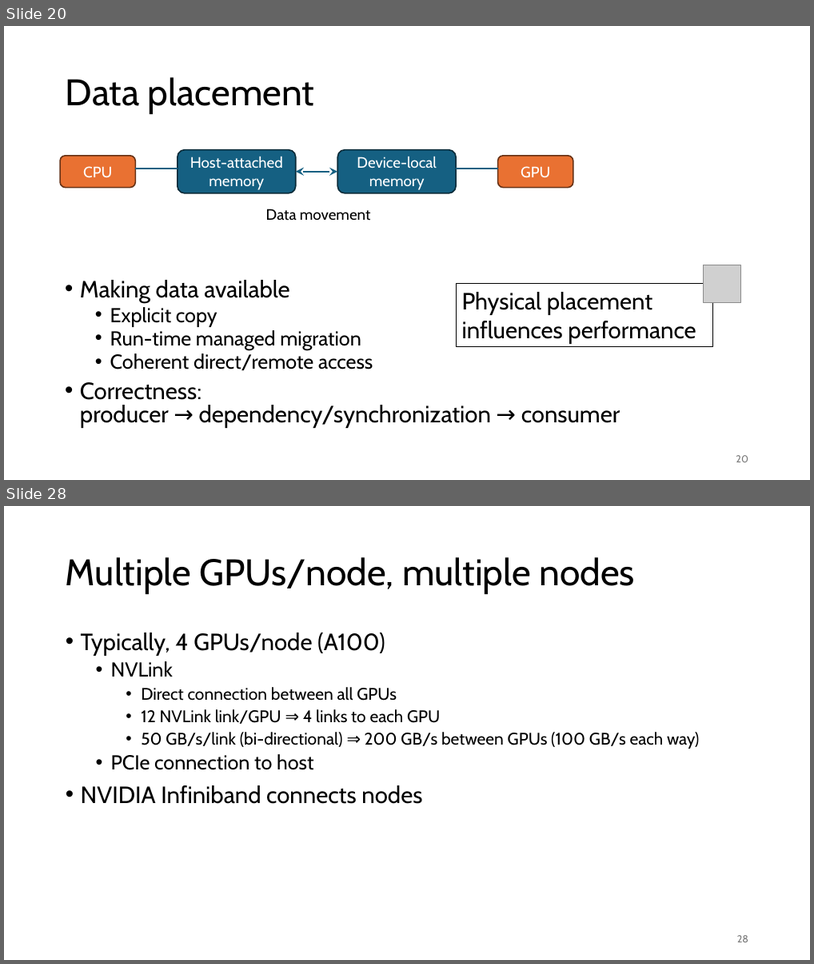
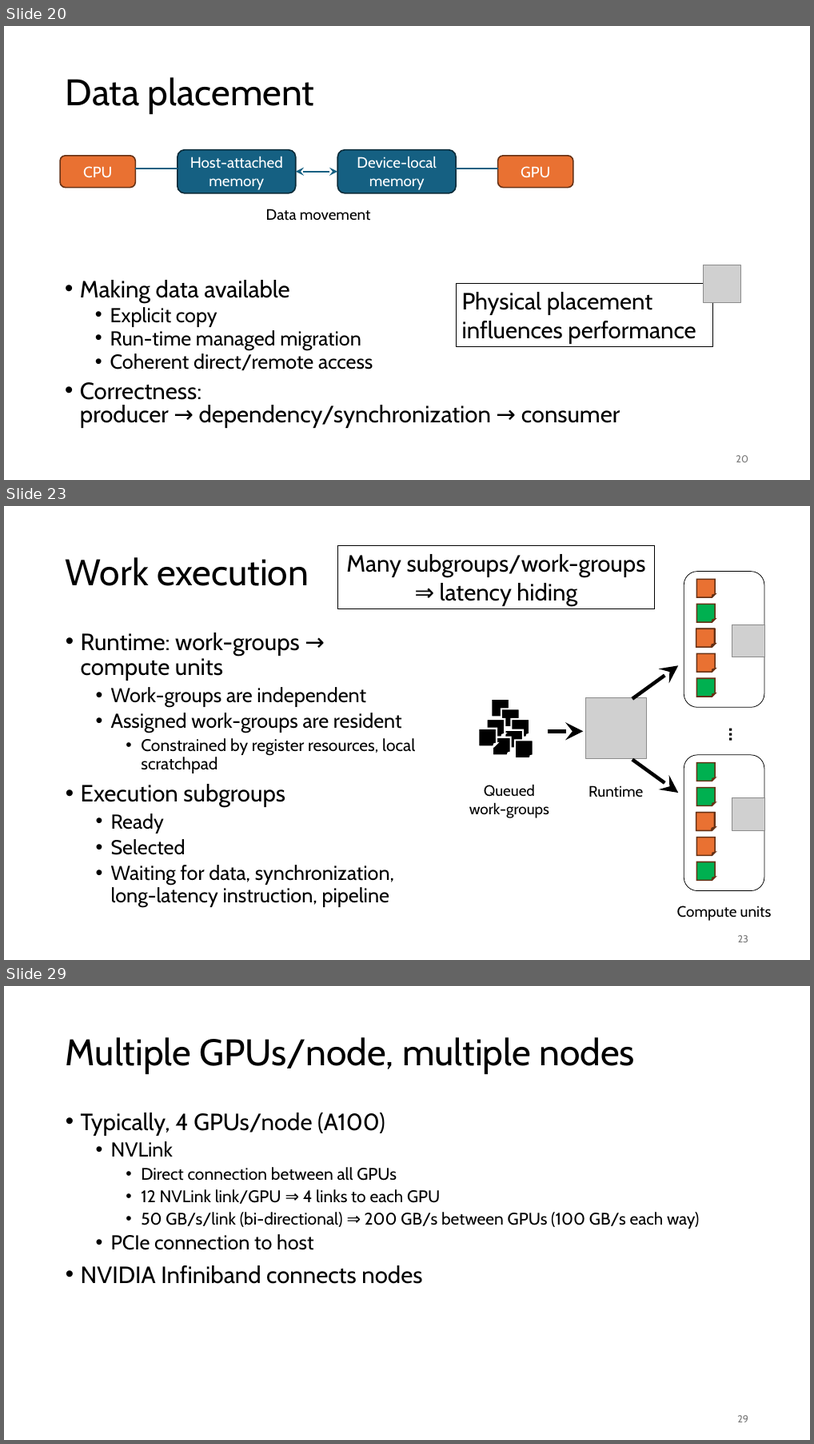
Before and after one commit to gjbex/GPU-programming, a slide deck: gpu_programming.pptx. Shown one above the other, each under a label of ours: slides 20 and 28 before the commit, slides 20, 23 and 29 after it; the slides between them are not shown. The pictures are 814x964 and 814x1444 pixels, drawn with LibreOffice and Linux fonts; fonts in the diff are those of the drawing; grey boxes stand for pictures. Boxes give left, top, right and bottom in pixels: in the first picture for what was removed or moved away, otherwise in the second. Text is boxed around its words. In the diff, an @@ line names an element or a change of style, - is before the commit and + after.

```diff
--- a/gpu_programming.pptx
+++ b/gpu_programming.pptx
@@ slide 23 added at <box>4,506,810,960</box>, background #FFFFFF @@
@@ rectangle added at <box>338,546,655,609</box>, outline #000000 0.75 pt, 28 pt, text #000000 @@
+Many subgroups/work-groups
+⇒ latency hiding
@@ title added at <box>66,557,309,586</box>, 44 pt, text #000000 @@
+Work execution
@@ text added at <box>81,632,415,907</box>, 24 pt, text #000000 @@
+• Runtime: work-groups → compute units
+  • Work-groups are independent
+  • Assigned work-groups are resident
+    • Constrained by register resources, local scratchpad
+• Execution subgroups
+  • Ready
+  • Selected
+  • Waiting for data, synchronization, long-latency instruction, pipeline
@@ group added at <box>548,666,678,797</box>: 3 arrows, 1 picture, 1 text @@
+Runtime
@@ group added at <box>470,698,550,818</box>: 8 folded corners, 1 text @@
+Queued
+work-groups
@@ group added at <box>678,572,772,920</box>: 12 folded corners, 2 texts, 2 rounded rectangles, 2 pictures @@
+…
+Compute units
@@ page number added at <box>738,935,749,942</box>, 12 pt, text #797979 @@
+23
@@ what was slide 28 is now slide 29 @@
@@ page number at <box>738,1415,749,1422</box>: text changed @@
-28
+29
```
Also in this commit, not shown: 11 slides changed, 4 other slides added, 6 slides removed.
